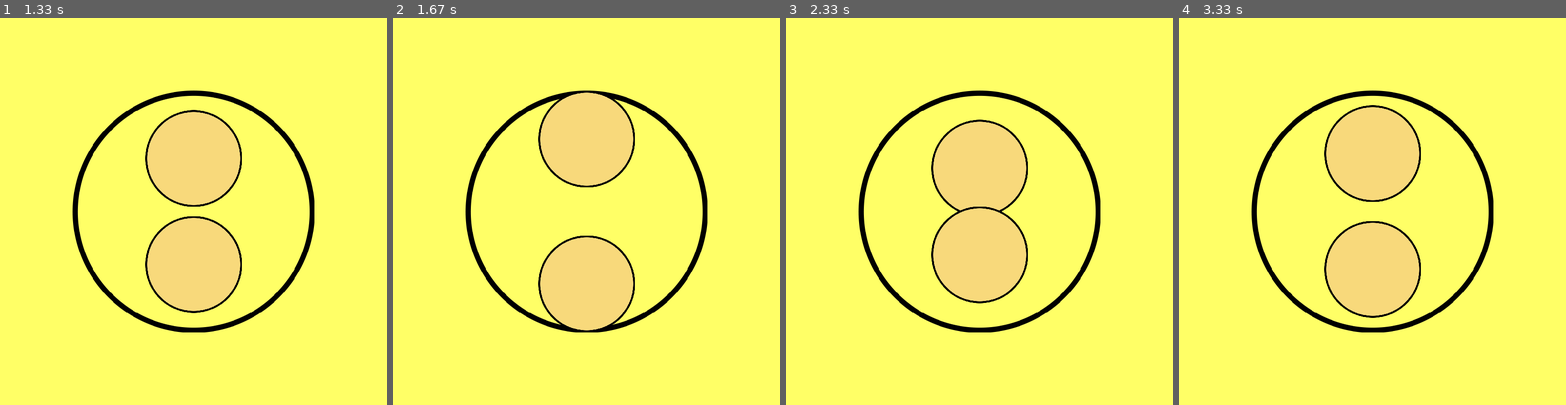
Above: before the commit, frames 1-4 (left to right).
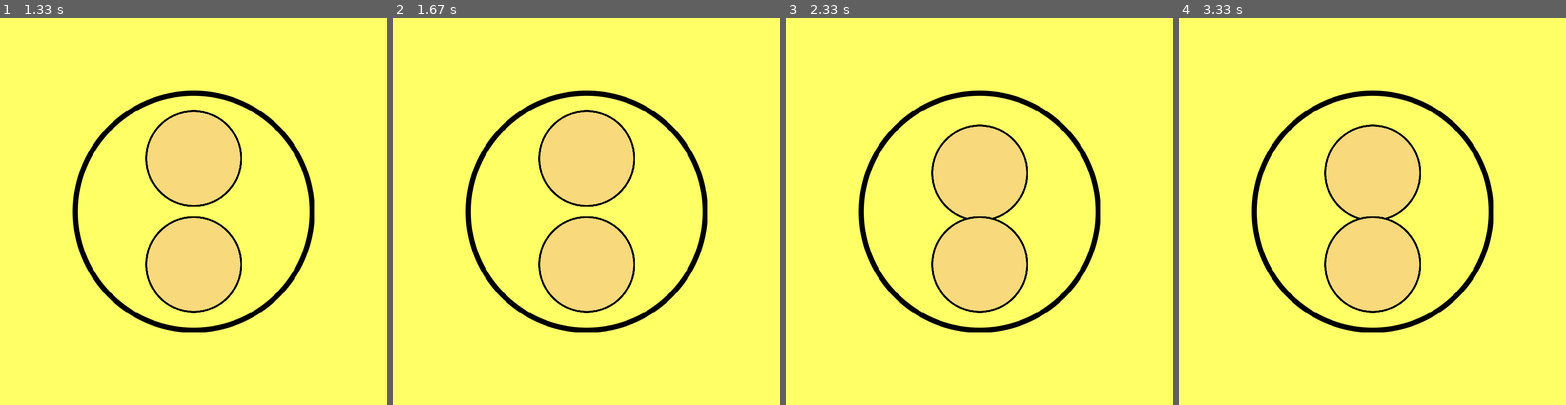
Above: after the commit, the same moments.

Repository: WingiM/PygameMiniGames
Game: pygame game, started from main.py
Two runs of this game, one before a commit and one after it. Both use one fixed random seed, a clock stepped at 60 frames per second and the inputs below.
Inputs (mouse positions are in pixels of both pictures, inside the frame that each line leads up to):
- Up to frame 1 (1.33 s): click (193, 211) at 0.38 s; click (193, 238) at 0.72 s; tap Right Alt at 1 s
- Up to frame 2 (1.67 s): tap Space at 1.33 s
- Up to frame 3 (2.33 s): hold Up 1.67-1.97 s; tap W at 1.73, 2.07 s; hold Up from 2 s (still down)
- Up to frame 4 (3.33 s): release Up at 2.37 s; tap Right Alt at 2.4, 2.73 s; hold Up from 3.07 s (still down); tap W at 3.13 s

Frame 1 is identical in both runs. In frame 2, 5.5% of the frame differs, in the area x 37-63%, y 19-81%; in frame 3, 2.2%; in frame 4, 3.7%.

Commit message:
constants.py updated, now games are more customizable

Diff:
--- a/Sumo.py
+++ b/Sumo.py
@@ -2,9 +2,8 @@
 from Board import Board
 from load_image import load_image
 from load_sound import load_sound
+from constants import SUMO_WIN_SOUND, SUMO_MOVES
 
-FPS = 60
-clock = pygame.time.Clock()
 pygame.init()
 size = width, height = 800, 800
 screen = pygame.display.set_mode(size)
@@ -16,7 +15,7 @@
 
 
 class SumoGame(Board, pygame.sprite.Sprite):
-    win_sound = load_sound('sumo_victory.mp3')
+    win_sound = load_sound(SUMO_WIN_SOUND)
 
     def __init__(self, screen, player1, player2, sprite_group):
         super().__init__(10, 10, screen)
@@ -33,25 +32,25 @@
         if not self.win:
             collide = pygame.sprite.collide_mask(self.p1, self.p2)
             if player == 1:
-                self.p1.rect = self.p1.rect.move(0, 30)
+                self.p1.rect = self.p1.rect.move(*SUMO_MOVES)
                 if collide:
-                    self.p2.rect = self.p2.rect.move(0, 30)
+                    self.p2.rect = self.p2.rect.move(*SUMO_MOVES)
                 if not pygame.sprite.collide_rect(SUMO_field, self.p2):
                     pygame.display.set_caption(f'Сумо (ПОБЕДИЛ ВЕРХНИЙ)')
                     self.win = True
                     pygame.mixer.Sound.play(SumoGame.win_sound)
             else:
-                self.p2.rect = self.p2.rect.move(0, -30)
+                self.p2.rect = self.p2.rect.move(*map(lambda x: -x, SUMO_MOVES))
                 if collide:
-                    self.p1.rect = self.p1.rect.move(0, -30)
+                    self.p1.rect = self.p1.rect.move(*map(lambda x: -x, SUMO_MOVES))
                 if not pygame.sprite.collide_rect(SUMO_field, self.p1):
                     pygame.display.set_caption(f'Сумо (ПОБЕДИЛ НИЖНИЙ)')
                     self.win = True
                     pygame.mixer.Sound.play(SumoGame.win_sound)
 
     def restart(self):
-        self.p1.rect.y = 150
-        self.p2.rect.y = 450
+        self.p1.rect.x, self.p1.rect.y = self.p1.pos
+        self.p2.rect.x, self.p2.rect.y = self.p2.pos
         self.win = False
         pygame.display.set_caption('Сумо')
 
@@ -67,5 +66,6 @@
             self.image = pygame.transform.rotate(Player.image, 90)
         self.mask = pygame.mask.from_surface(self.image)
         self.rect = self.image.get_rect()
-        self.rect.x = pos[0]
-        self.rect.y = pos[1]
+        self.pos = pos
+        self.rect.x = self.pos[0]
+        self.rect.y = self.pos[1]
--- a/TicTacToe.py
+++ b/TicTacToe.py
@@ -2,7 +2,7 @@
 from Board import Board
 from load_image import load_image
 from load_sound import load_sound
-from constants import COLORS
+from constants import TTT_WIN_SOUND, TTT_CLICK_SOUND, COLORS
 
 size = width, height = 800, 800
 screen = pygame.display.set_mode(size)
@@ -11,8 +11,8 @@
 class TicTacToeBoard(Board):
     cross = load_image('cross.png')
     nought = load_image('nought.png')
-    press_sound = load_sound('click.mp3')
-    win_sound = load_sound('ttt_win.mp3')
+    press_sound = load_sound(TTT_CLICK_SOUND)
+    win_sound = load_sound(TTT_WIN_SOUND)
 
     def __init__(self, screen):
         super().__init__(3, 3, screen)
--- a/constants.py
+++ b/constants.py
@@ -6,3 +6,13 @@
 LOAD_DIR = 'data'
 COLORS = {'red': (255, 102, 102),
           'blue': (0, 153, 255)}
+
+# Константы для игры в крестики-нолики
+TTT_CLICK_SOUND = 'click.mp3'
+TTT_WIN_SOUND = 'ttt_win.mp3'
+
+# Константы для игры в сумо
+SUMO_WIN_SOUND = 'sumo_victory.mp3'
+SUMO_PLAYER1 = (300, 190)
+SUMO_PLAYER2 = (300, 410)
+SUMO_MOVES = (0, 30)  # Перемещение в сумо по оси x и y соответственно
--- a/main.py
+++ b/main.py
@@ -1,8 +1,8 @@
 import pygame
 from itertools import cycle
 from constants import *  # Переносит все константы, использующиеся в проекте
-from TicTacToe import TicTacToeBoard
-from Sumo import SumoGame, Player, SUMO_field
+from TicTacToe import TicTacToeBoard   # Поле для игры в крестики-нолики
+from Sumo import SumoGame, Player, SUMO_field  # Поле для игры в сумо, а также класс игрока
 
 # Начало работы с pygame
 pygame.init()
@@ -16,9 +16,8 @@
 # Настройка игры в сумо
 SUMO_all_sprites = pygame.sprite.Group()
 SUMO_all_sprites.add(SUMO_field)
-SUMO_PLAYER_X, SUMO_PLAYER1_Y, SUMO_PLAYER2_Y = 300, 190, 410
-SUMO_player1 = Player(SUMO_all_sprites, pos=(SUMO_PLAYER_X, SUMO_PLAYER1_Y))
-SUMO_player2 = Player(SUMO_all_sprites, pos=(SUMO_PLAYER_X, SUMO_PLAYER2_Y), transform=90)
+SUMO_player1 = Player(SUMO_all_sprites, pos=SUMO_PLAYER1)
+SUMO_player2 = Player(SUMO_all_sprites, pos=SUMO_PLAYER2, transform=90)
 Sumo = SumoGame(screen, SUMO_player1, SUMO_player2, SUMO_all_sprites)
 
 # Цикл со всеми играми (временный)
